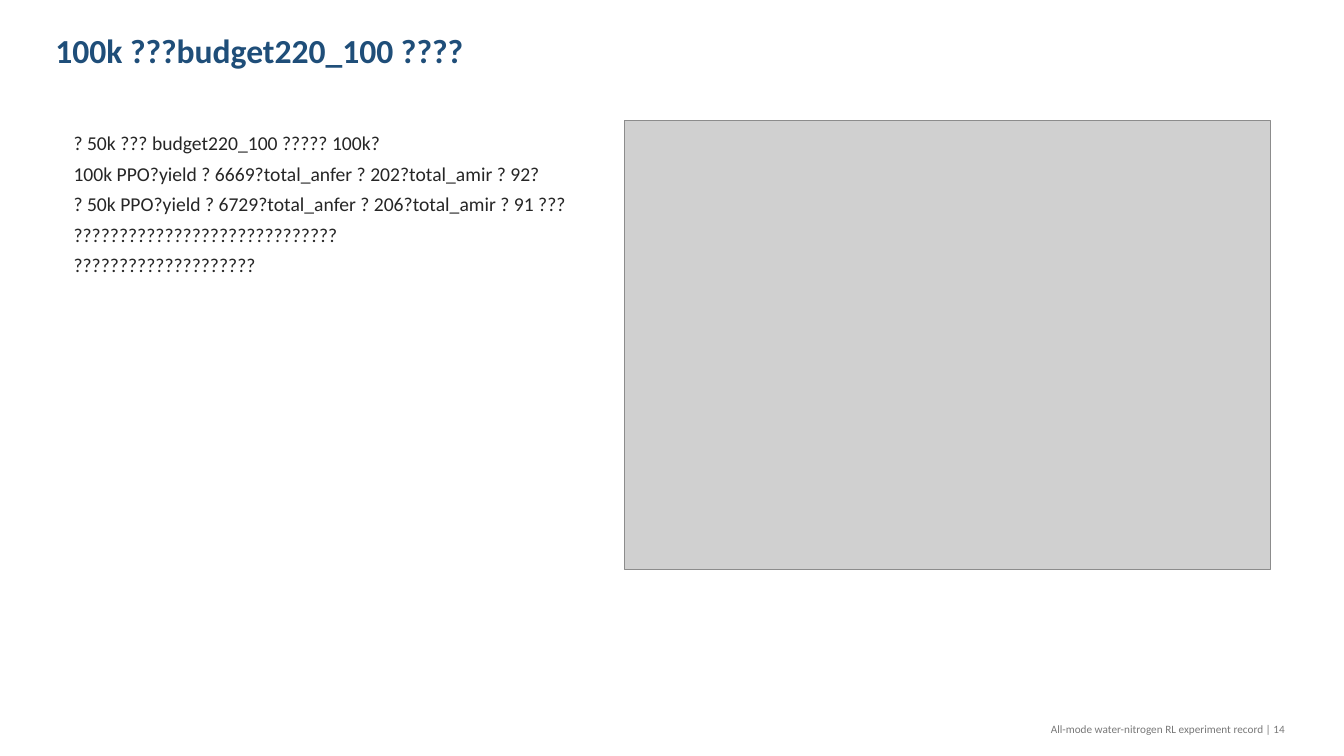
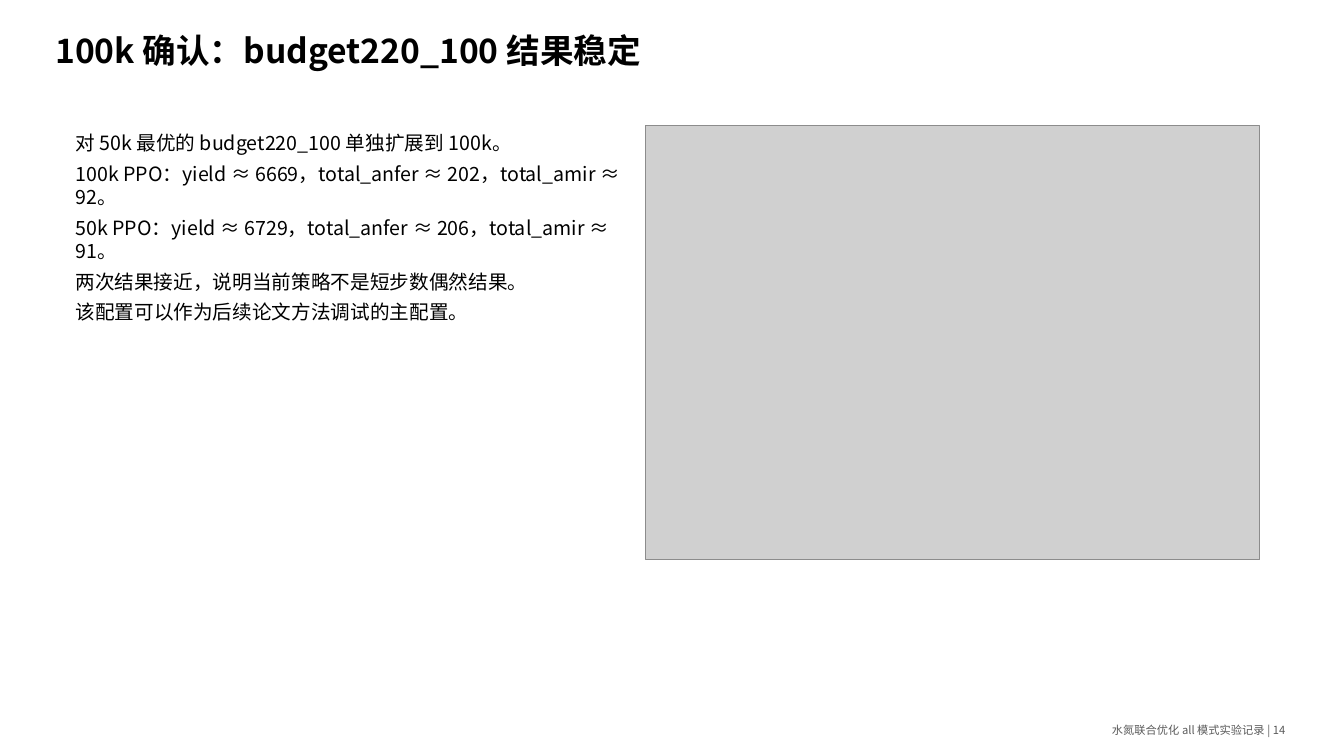
Before and after one commit to Rachel0305/gym-dssat-pdi, a slide deck: slide 14 of figures_hl/all_mode_water_nitrogen_attempts_report.pptx. Drawn at 1344x756 pixels with LibreOffice and Linux fonts; fonts in the diff are those of the drawing; grey boxes stand for pictures. Boxes give left, top, right and bottom in pixels: in the first picture for what was removed or moved away, otherwise in the second. Text is boxed around its words. In the diff, an @@ line names an element or a change of style, - is before the commit and + after.

Commit message:
Fix all-mode report deck Chinese formatting

```diff
--- a/figures_hl/all_mode_water_nitrogen_attempts_report.pptx
+++ b/figures_hl/all_mode_water_nitrogen_attempts_report.pptx
@@ text at (55,34,640,71): text changed; font Calibri to Noto Sans CJK SC; text colour #1F4E79 to #000000 @@
-100k ???budget220_100 ????
+100k 确认：budget220_100 结果稳定
@@ text at (75,133,596,321): text changed; font Calibri to Noto Sans CJK SC; text colour #262626 to #000000 @@
-? 50k ??? budget220_100 ????? 100k?
-100k PPO?yield ? 6669?total_anfer ? 202?total_amir ? 92?
-? 50k PPO?yield ? 6729?total_anfer ? 206?total_amir ? 91 ???
-?????????????????????????????
-????????????????????
+对 50k 最优的 budget220_100 单独扩展到 100k。
+100k PPO：yield ≈ 6669，total_anfer ≈ 202，total_amir ≈ 92。
+50k PPO：yield ≈ 6729，total_anfer ≈ 206，total_amir ≈ 91。
+两次结果接近，说明当前策略不是短步数偶然结果。
+该配置可以作为后续论文方法调试的主配置。
@@ picture: place and size @@
-picture at (625,121,1270,570)
+picture at (645,126,1260,560)
@@ text at (1112,724,1285,735): text changed; font Calibri to Noto Sans CJK SC; text colour #787878 to #5A5A5A @@
-All-mode water-nitrogen RL experiment record | 14
+水氮联合优化 all 模式实验记录 | 14
```
Also in this commit, not shown: 16 other slides changed, 3 slides added, 3 slides removed, 5 other files.
